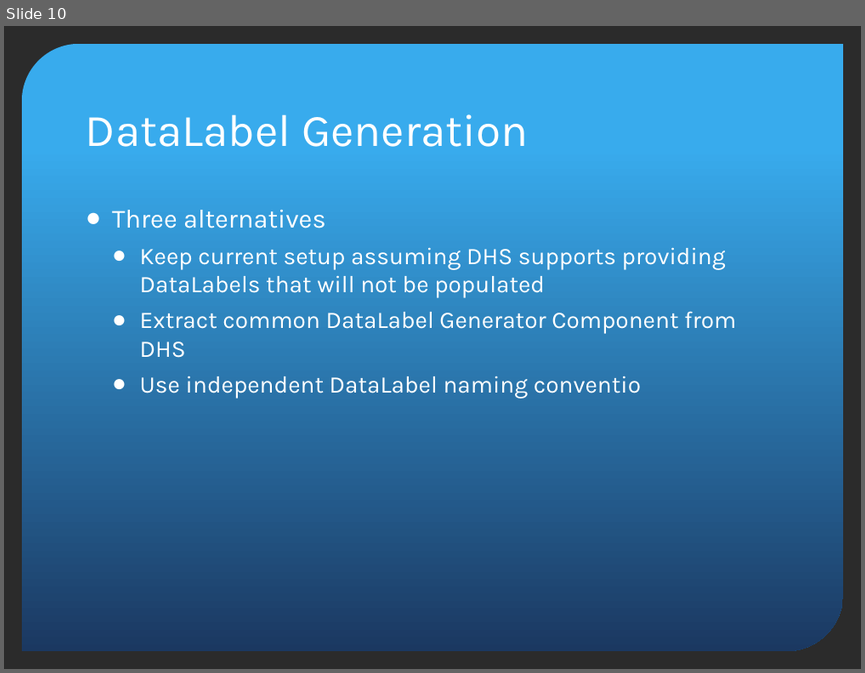
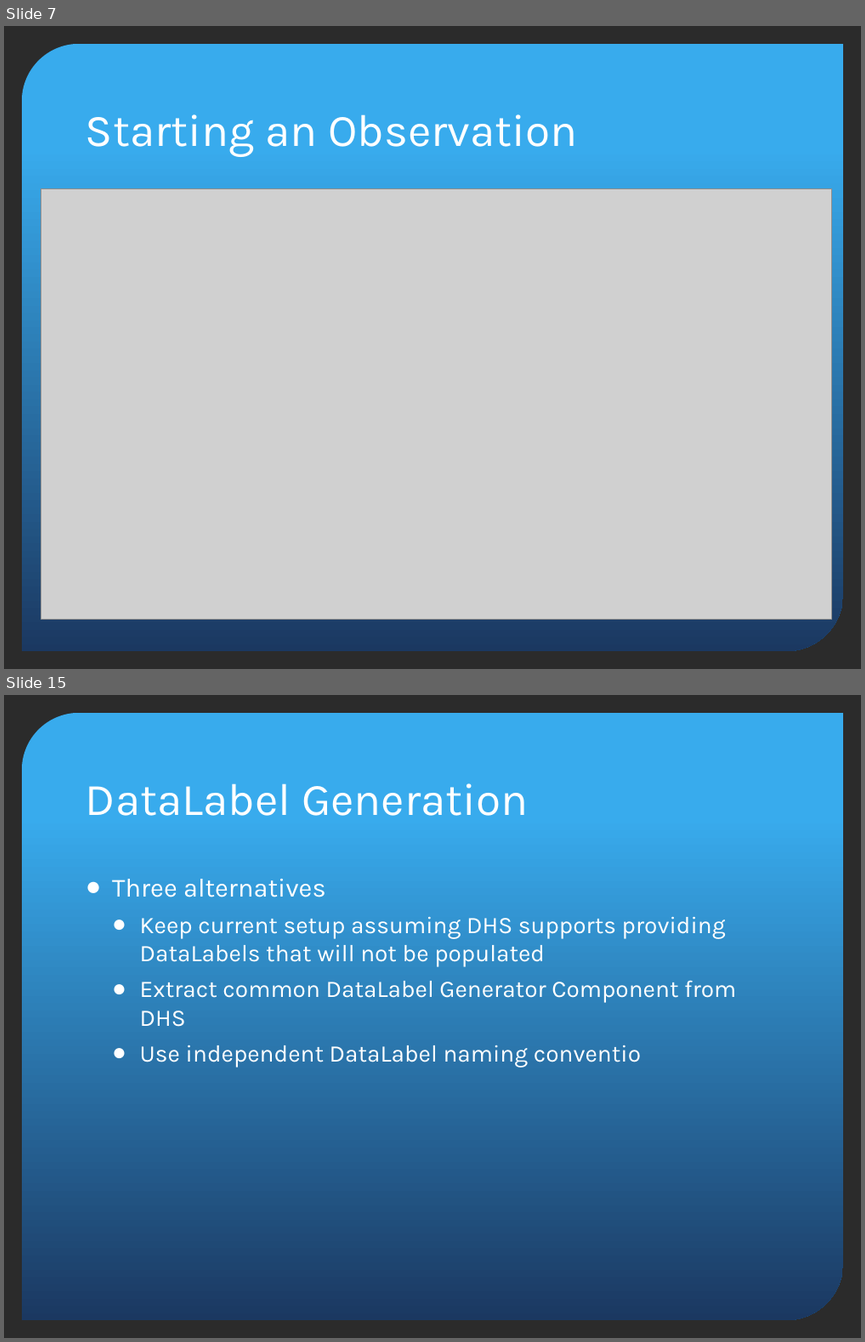
Before and after one commit to jluhrs/gmp, a slide deck: gds-api/src/main/doc/GDSDesignReview.pptx. Shown one above the other, each under a label of ours: slide 10 before the commit, slides 7 and 15 after it; the slides between them are not shown. The pictures are 865x673 and 865x1342 pixels, drawn with LibreOffice and Linux fonts; fonts in the diff are those of the drawing; grey boxes stand for pictures; background and template pictures are left out; a plain dark background stands for a picture behind light text. Boxes give left, top, right and bottom in pixels: in the first picture for what was removed or moved away, otherwise in the second. Text is boxed around its words. In the diff, an @@ line names an element or a change of style, - is before the commit and + after.

```diff
--- a/gds-api/src/main/doc/GDSDesignReview.pptx
+++ b/gds-api/src/main/doc/GDSDesignReview.pptx
@@ slide 7 added at [4,26,861,669], background picture (left out); not listed: 1 template element that a slide beside it also shows @@
@@ title added at [86,114,577,157], 38 pt, text #FFFFFF @@
+Starting an Observation
@@ picture added at [41,189,833,619] @@
@@ what was slide 10 is now slide 15 @@
```
Also in this commit, not shown: 10 slides changed, 7 other slides added, 2 slides removed.
